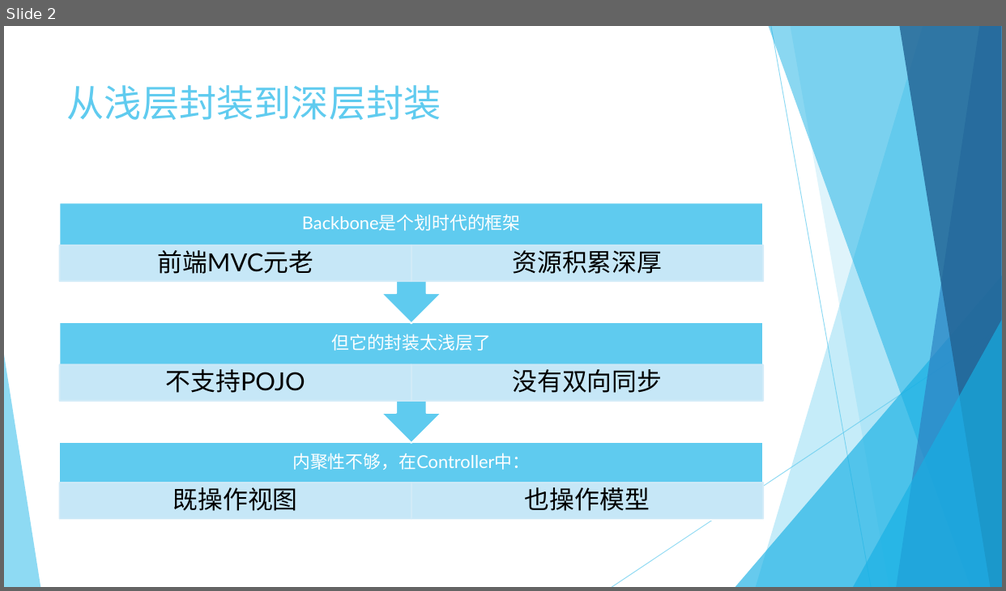
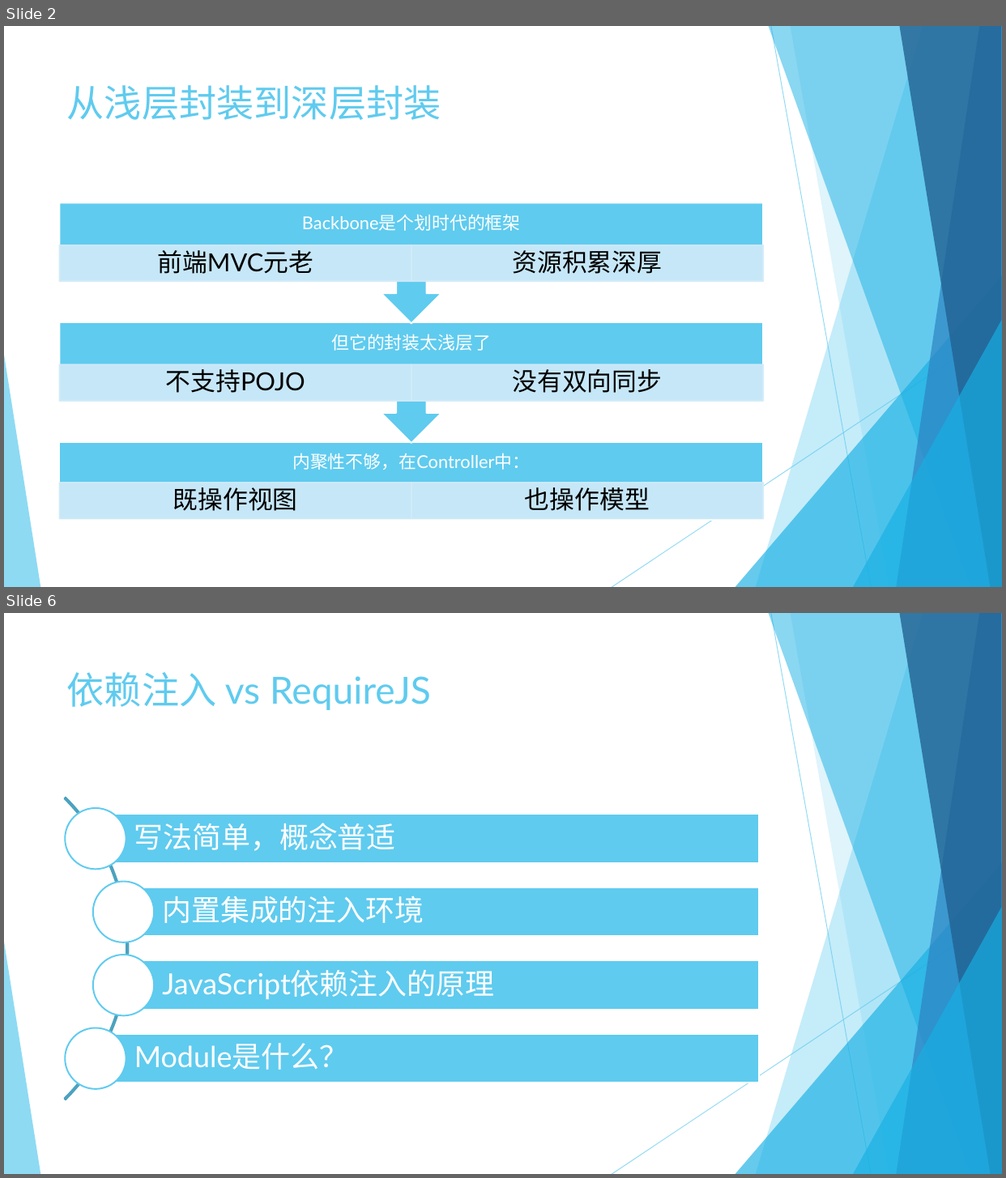
Before and after one commit to jingyanjiaoliu/others, a slide deck: Backbone&Chaplin程序员的Angular指南.pptx. Shown one above the other, each under a label of ours: slide 2 before the commit, slides 2 and 6 after it; the slides between them are not shown. The pictures are 1006x591 and 1006x1178 pixels, drawn with LibreOffice and Linux fonts; fonts in the diff are those of the drawing. Boxes give left, top, right and bottom in pixels: in the first picture for what was removed or moved away, otherwise in the second. Text is boxed around its words. In the diff, an @@ line names an element or a change of style, - is before the commit and + after.

```diff
--- a/Backbone&Chaplin程序员的Angular指南.pptx
+++ b/Backbone&Chaplin程序员的Angular指南.pptx
@@ slide 6 added at <box>4,613,1002,1174</box>, background #FFFFFF; not listed: 10 template elements that a slide beside it also shows @@
@@ title added at <box>67,672,431,710</box>, 36 pt, text #5FCBEF @@
+依赖注入 vs RequireJS
@@ group added at <box>4,735,760,1163</box>: 4 rectangles, 4 texts, 4 ellipses, 1 arch (boxed as its full ring) @@
+写法简单，概念普适
+内置集成的注入环境
+JavaScript依赖注入的原理
+Module是什么？
```
Also in this commit, not shown: 4 other slides added, 1 slide removed, 2 other files.
